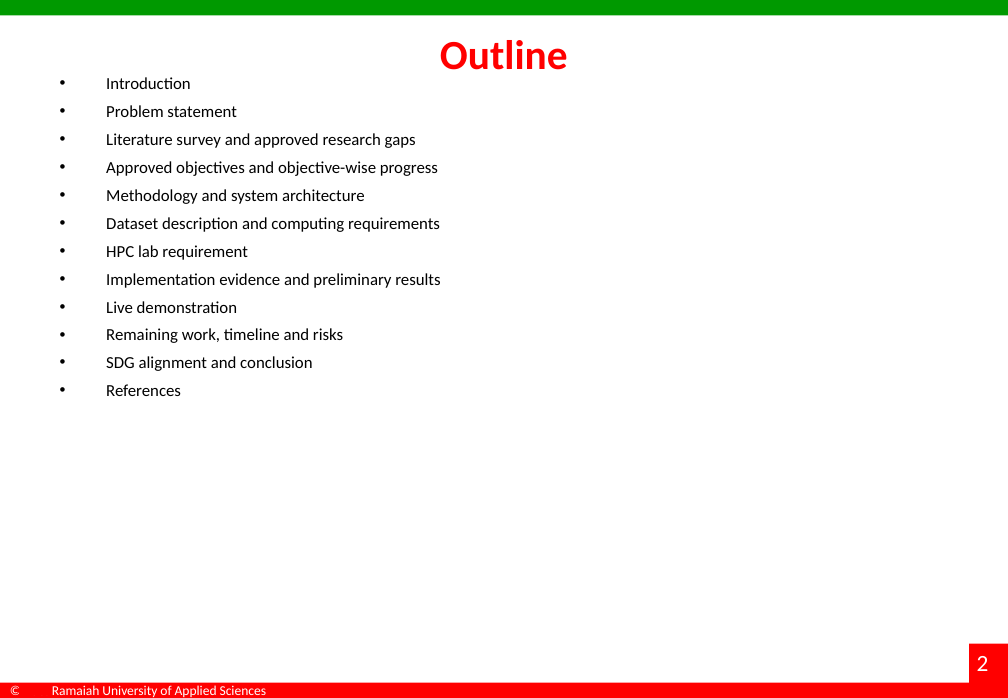
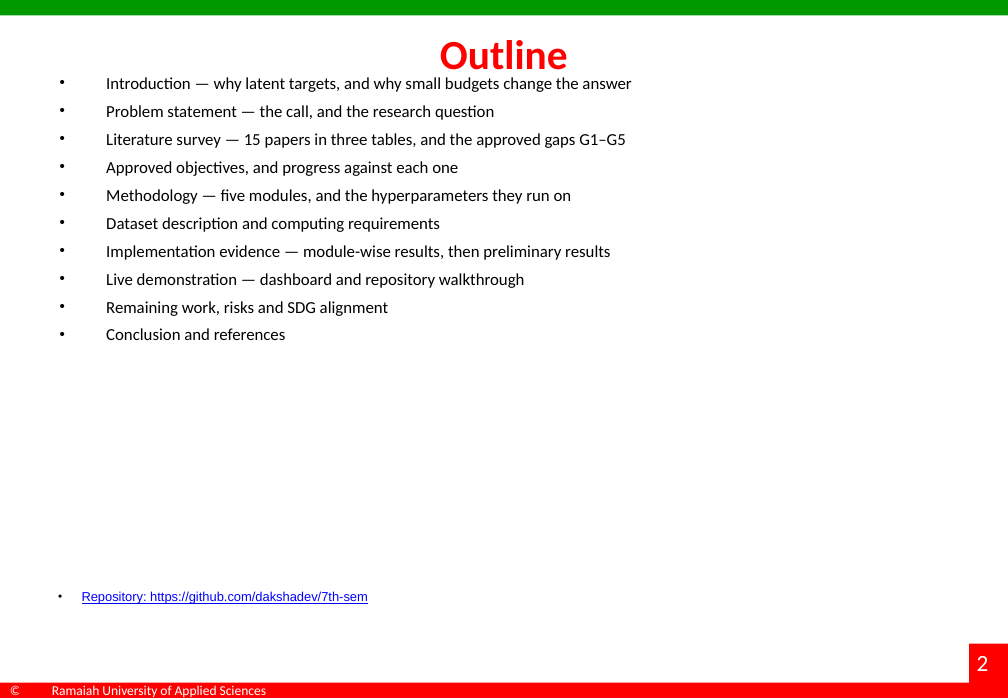
Before and after one commit to dakshadev/7th-sem, a slide deck: slide 2 of docs/Interim_Project_Presentation_7th-sem.pptx. Drawn at 1008x698 pixels with LibreOffice and Linux fonts; fonts in the diff are those of the drawing; background and template pictures are left out. Boxes give left, top, right and bottom in pixels: in the first picture for what was removed or moved away, otherwise in the second. Text is boxed around its words. In the diff, an @@ line names an element or a change of style, - is before the commit and + after.

Commit message:
docs(deck): module-wise evidence, hyperparameter table, dashboard, bullets on every slide
Second round of mentor feedback, applied:

- module-wise result screenshots as bullets: a new slide with four terminal captures (data, training,
  MLM control, evaluation) produced from real CPU runs on the cached WikiText/AG News data, with the
  captured logs committed under docs/assets/logs
- hyperparameter and training-parameter table: encoder, optimiser, schedule, masking, teacher, budget
  and seed settings, all read from configs and measured runs
- dashboard: docs/dashboard/index.html built from results/person1/*.json, screenshotted for the
  demonstration slide
- repository hyperlink on the contents slide and the demonstration slide
- methodology converted to a table of the five modules
- contents slide now states what each section holds
- a bullet character on every content paragraph (titles, tables, references and the thank-you slide
  are skipped)
- demo video: declared as not yet recorded rather than implied

The deck is built by driving PowerPoint itself (scripts/fill_deck_slides2.ps1, scripts/polish_deck.ps1)
with content from scripts/build_deck_payload.py. python-pptx produced packages PowerPoint refused to
open once slides were added to this deck, so it is no longer used for structural edits.

```diff
--- a/docs/Interim_Project_Presentation_7th-sem.pptx
+++ b/docs/Interim_Project_Presentation_7th-sem.pptx
@@ text at [106,77,631,204]: text changed @@
-• Introduction
-• Problem statement
-• Literature survey and approved research gaps
-• Approved objectives and objective-wise progress
-• Methodology and system architecture
+• Introduction — why latent targets, and why small budgets change the answer
+• Problem statement — the call, and the research question
+• Literature survey — 15 papers in three tables, and the approved gaps G1–G5
+• Approved objectives, and progress against each one
+• Methodology — five modules, and the hyperparameters they run on
@@ text at [106,245,610,340]: text changed @@
-• HPC lab requirement
-• Implementation evidence and preliminary results
-• Live demonstration
-• Remaining work, timeline and risks
-• SDG alignment and conclusion
-• References
+• Implementation evidence — module-wise results, then preliminary results
+• Live demonstration — dashboard and repository walkthrough
+• Remaining work, risks and SDG alignment
+• Conclusion and references
@@ text added at [82,591,368,604], 10 pt, text #0000FF, underline @@
+• Repository: https://github.com/dakshadev/7th-sem
```
Also in this commit, not shown: 4 other slides changed, 4 slides added, 2 slides removed, 26 other files.
